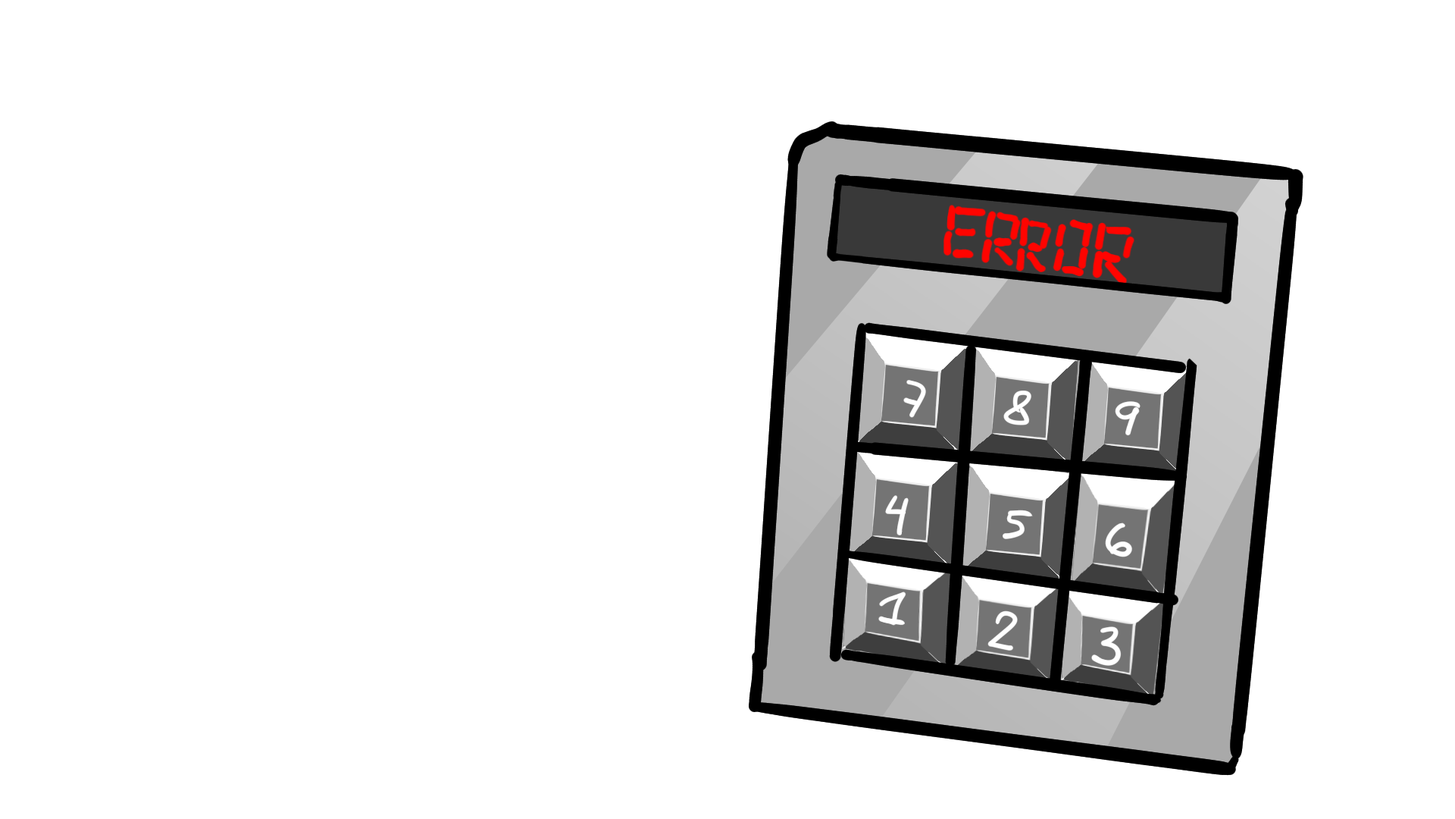
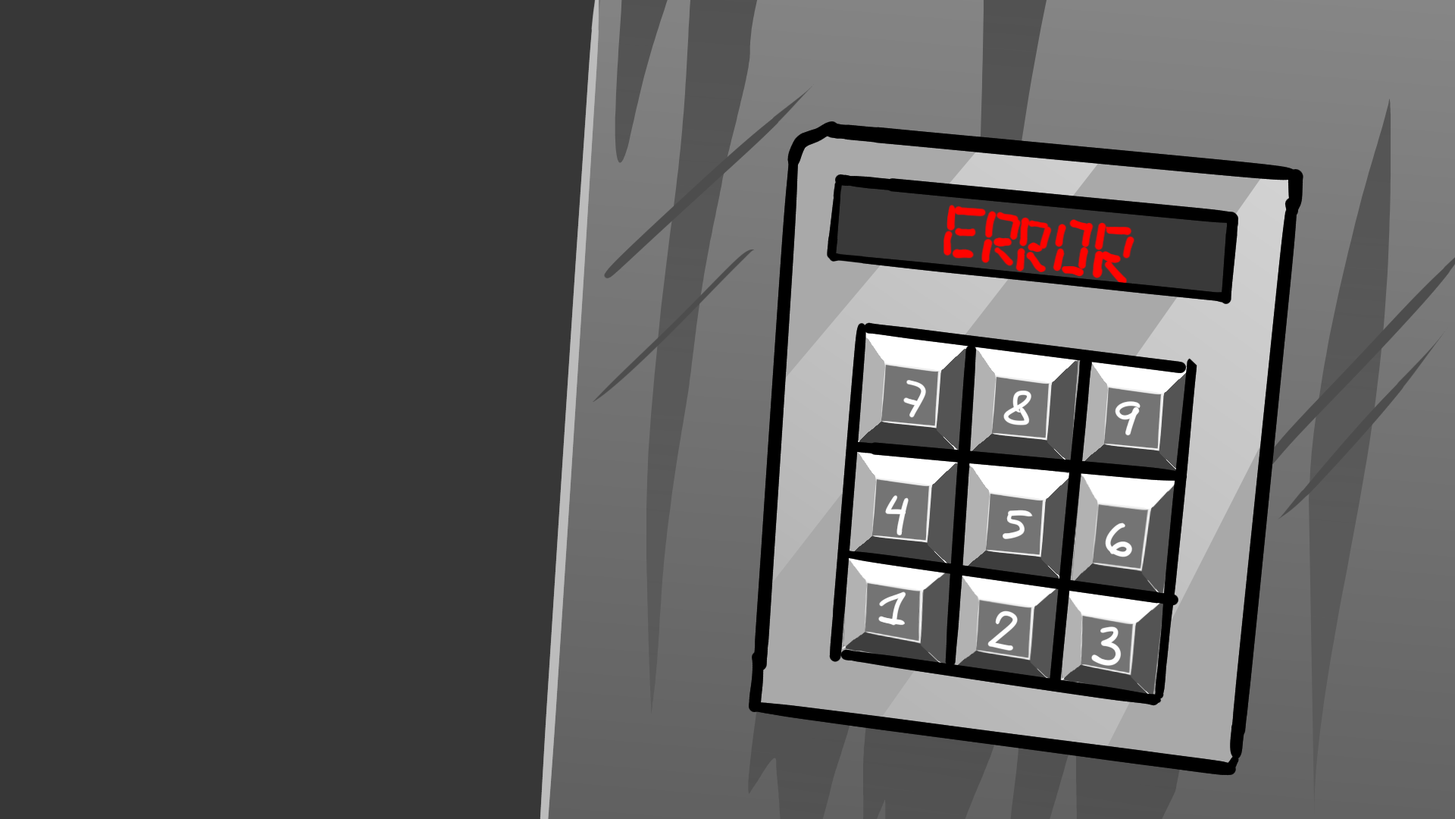
Comparing the layer stacks of the two w=1455, h=819 images. Changes:
hid "vignette" over bbox(0, 0, 1455, 819)
hid group "hand" (3 layers) over bbox(776, 0, 1372, 819)
hid group "bodydude" (3 layers) over bbox(0, 0, 874, 819)
removed layer "numpad_blank" from group "Group 6" over bbox(727, 97, 1310, 819)
painted on "bg" over bbox(0, 0, 1455, 819)
